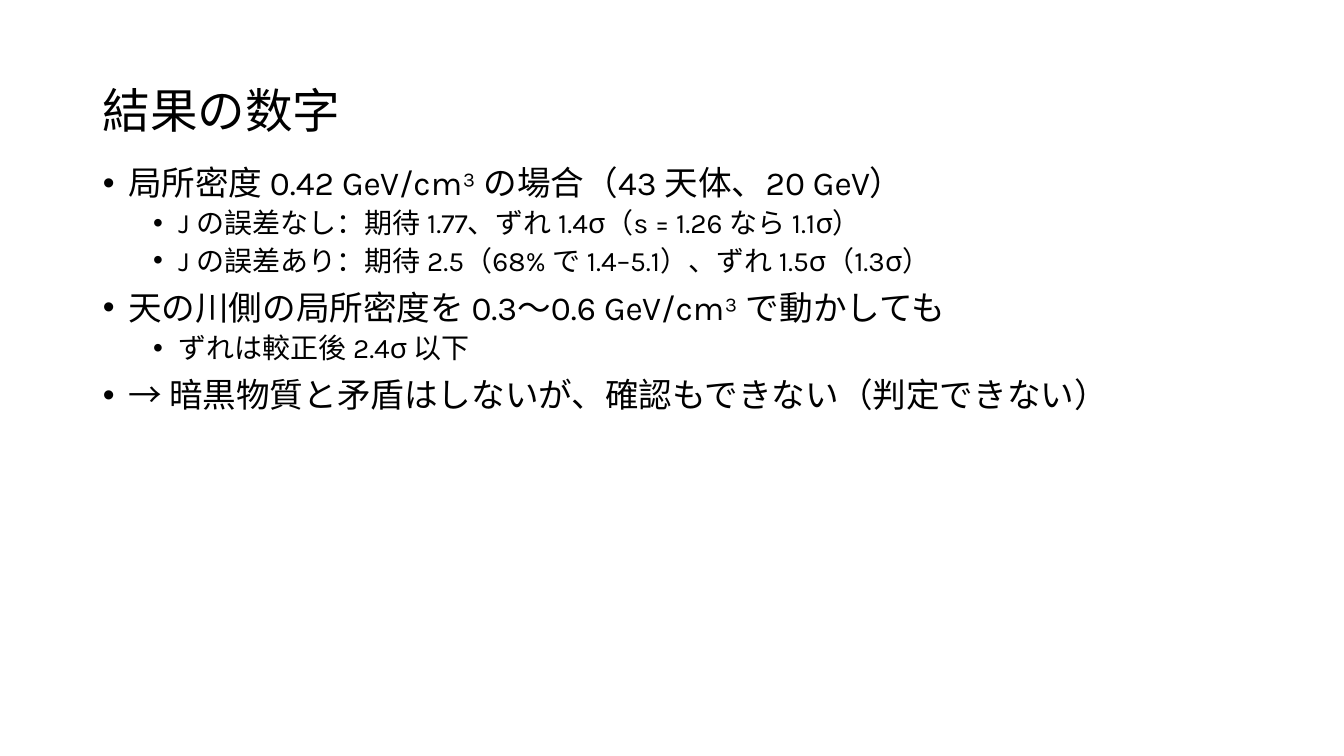
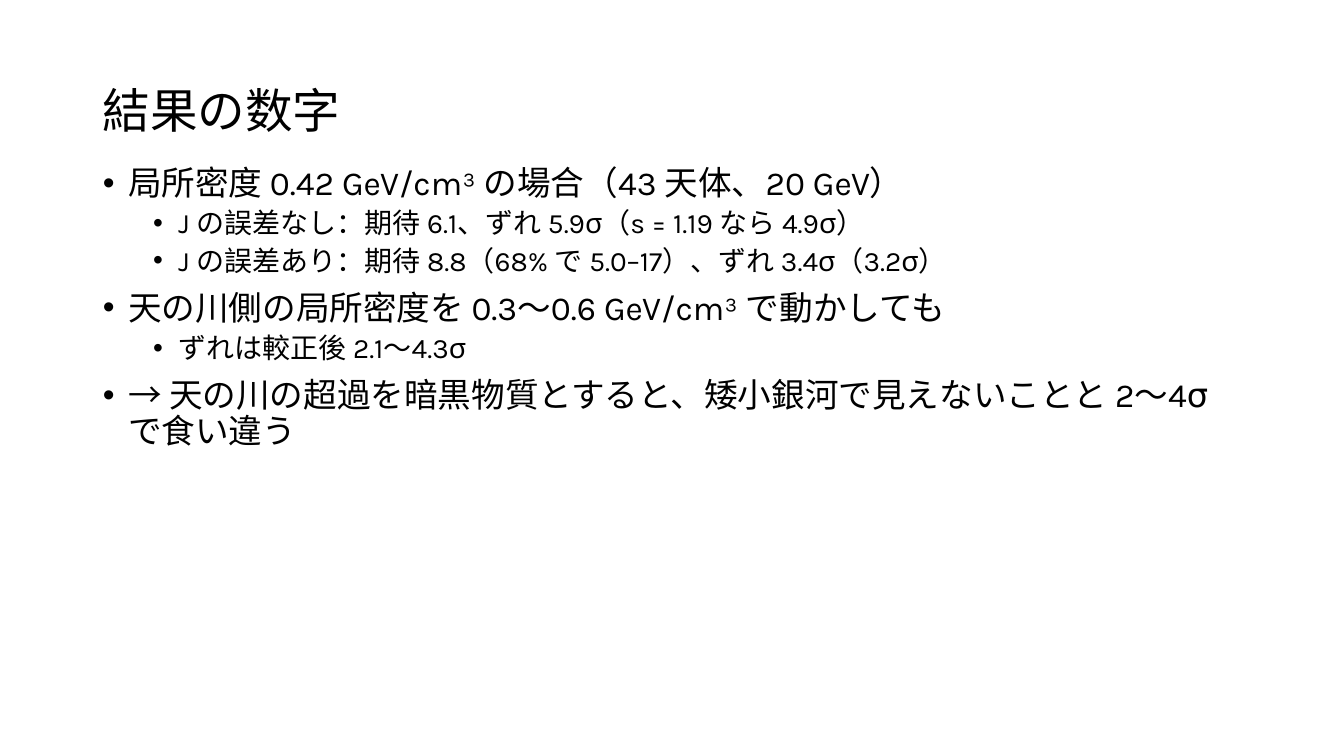
Before and after one commit to Mikann20041029/darkmatter-slides, a slide deck: slide 46 of slides/2026-10-03_研究進捗報告_claude_夕方版.pptx (slide 45 before the commit). Drawn at 1344x756 pixels with LibreOffice and Linux fonts; fonts in the diff are those of the drawing. Boxes give left, top, right and bottom in pixels: in the first picture for what was removed or moved away, otherwise in the second. Text is boxed around its words. In the diff, an @@ line names an element or a change of style, - is before the commit and + after.

```diff
--- a/slides/2026-10-03_研究進捗報告_claude_夕方版.pptx
+++ b/slides/2026-10-03_研究進捗報告_claude_夕方版.pptx
@@ text at [178, 209, 947, 274]: text changed @@
-  • J の誤差なし：期待 1.77、ずれ 1.4σ（s = 1.26 なら 1.1σ）
-  • J の誤差あり：期待 2.5（68% で 1.4–5.1）、ずれ 1.5σ（1.3σ）
+  • J の誤差なし：期待 6.1、ずれ 5.9σ（s = 1.19 なら 4.9σ）
+  • J の誤差あり：期待 8.8（68% で 5.0–17）、ずれ 3.4σ（3.2σ）
@@ text at [128, 334, 1187, 446]: text changed @@
-  • ずれは較正後 2.4σ 以下
-• → 暗黒物質と矛盾はしないが、確認もできない（判定できない）
+  • ずれは較正後 2.1〜4.3σ
+• → 天の川の超過を暗黒物質とすると、矮小銀河で見えないことと 2〜4σ で食い違う
```
Also in this commit, not shown: 14 other slides changed, 1 slide added.
